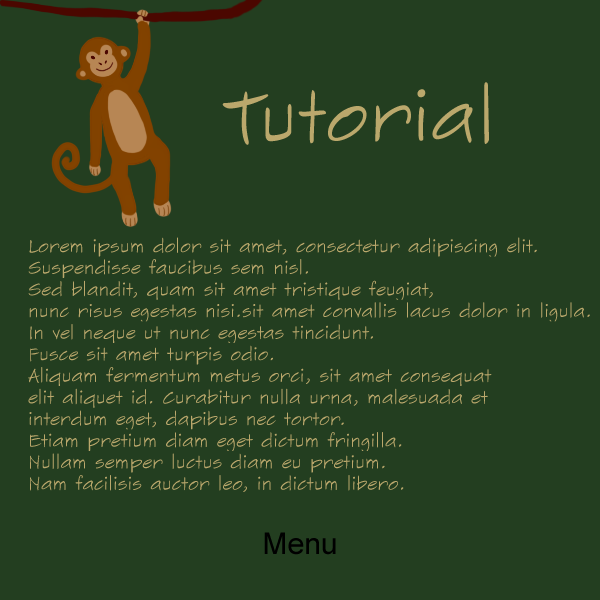
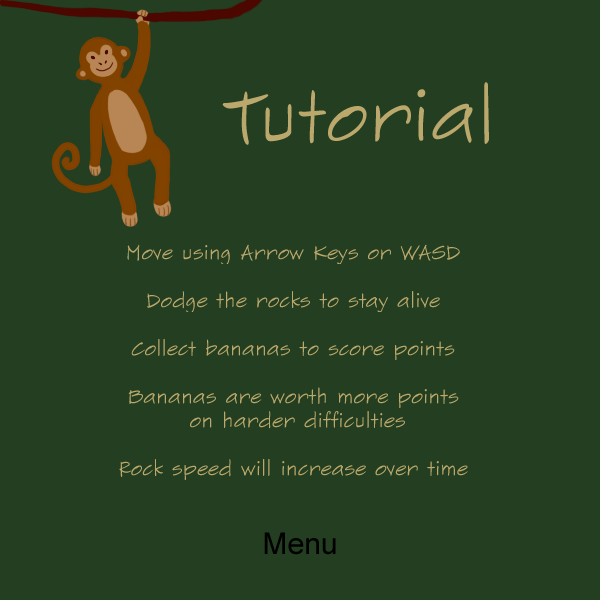
Revision of a layered w=600, h=600 image; what changed, layer by layer:
renamed "Lorem ipsum dolor sit amet, consectetur adipiscing elit. Suspe" to "Move using Arrow Keys or WASD Dodge the rocks to stay alive C", painted on it over <box>28,237,590,492</box>
